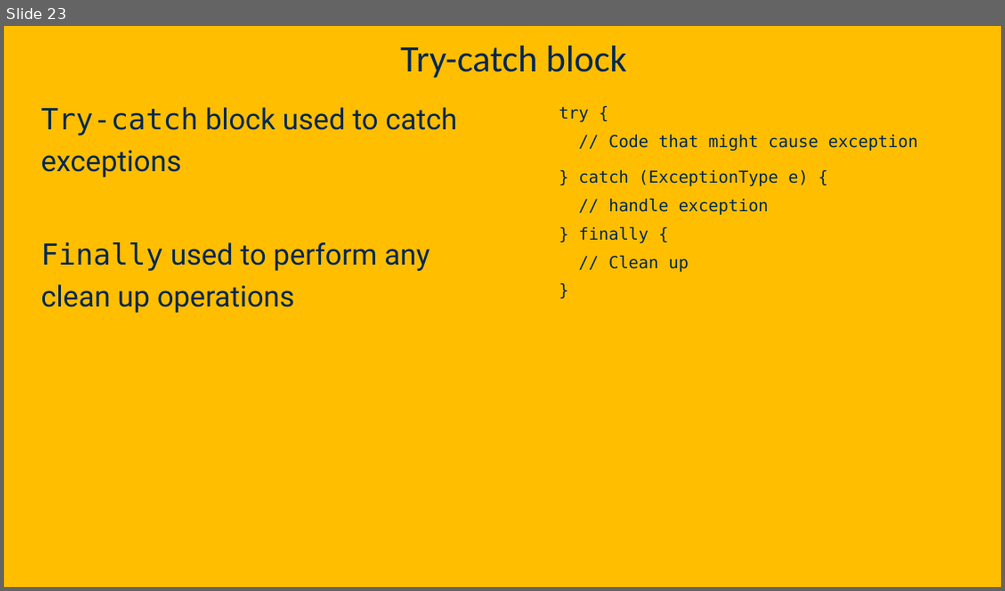
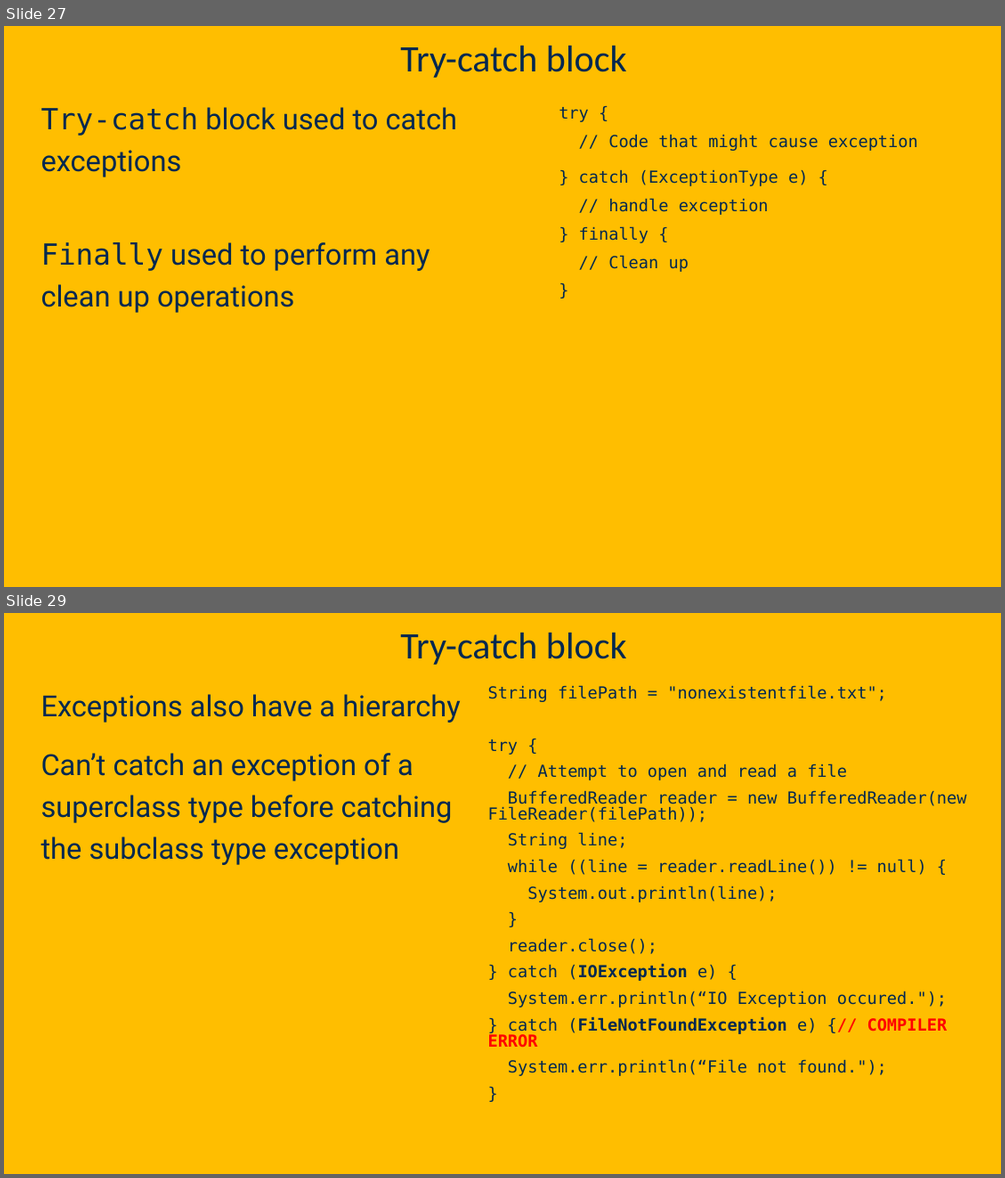
Before and after one commit to davsec-teaching/ECS160-Winter2025, a slide deck: slides/3_object_oriented_fundamentals.pptx. Shown one above the other, each under a label of ours: slide 23 before the commit, slides 27 and 29 after it; the slides between them are not shown. The pictures are 1005x591 and 1005x1178 pixels, drawn with LibreOffice and Linux fonts; fonts in the diff are those of the drawing; background and template pictures are left out. Boxes give left, top, right and bottom in pixels: in the first picture for what was removed or moved away, otherwise in the second. Text is boxed around its words. In the diff, an @@ line names an element or a change of style, - is before the commit and + after.

```diff
--- a/slides/3_object_oriented_fundamentals.pptx
+++ b/slides/3_object_oriented_fundamentals.pptx
@@ slide 29 added at <box>4,613,1001,1174</box>, background picture (left out) @@
@@ title added at <box>400,633,627,665</box>, 36 pt, text #022850 @@
+Try-catch block
@@ text added at <box>488,685,967,1076</box>, 16 pt, text #022850 @@
+String filePath = "nonexistentfile.txt";
+try {
+// Attempt to open and read a file
+BufferedReader reader = new BufferedReader(new FileReader(filePath));
+String line;
+while ((line = reader.readLine()) != null) {
+System.out.println(line);
+}
+reader.close();
+} catch (IOException e) {
+System.err.println(“IO Exception occured.");
+} catch (FileNotFoundException e) {// COMPILER ERROR
+System.err.println(“File not found.");
+}
@@ text added at <box>41,694,461,865</box>, 28 pt, text #022850 @@
+Exceptions also have a hierarchy
+Can’t catch an exception of a superclass type before catching the subclass type exception
@@ what was slide 23 is now slide 27 @@
```
Also in this commit, not shown: 9 slides changed, 7 other slides added.
